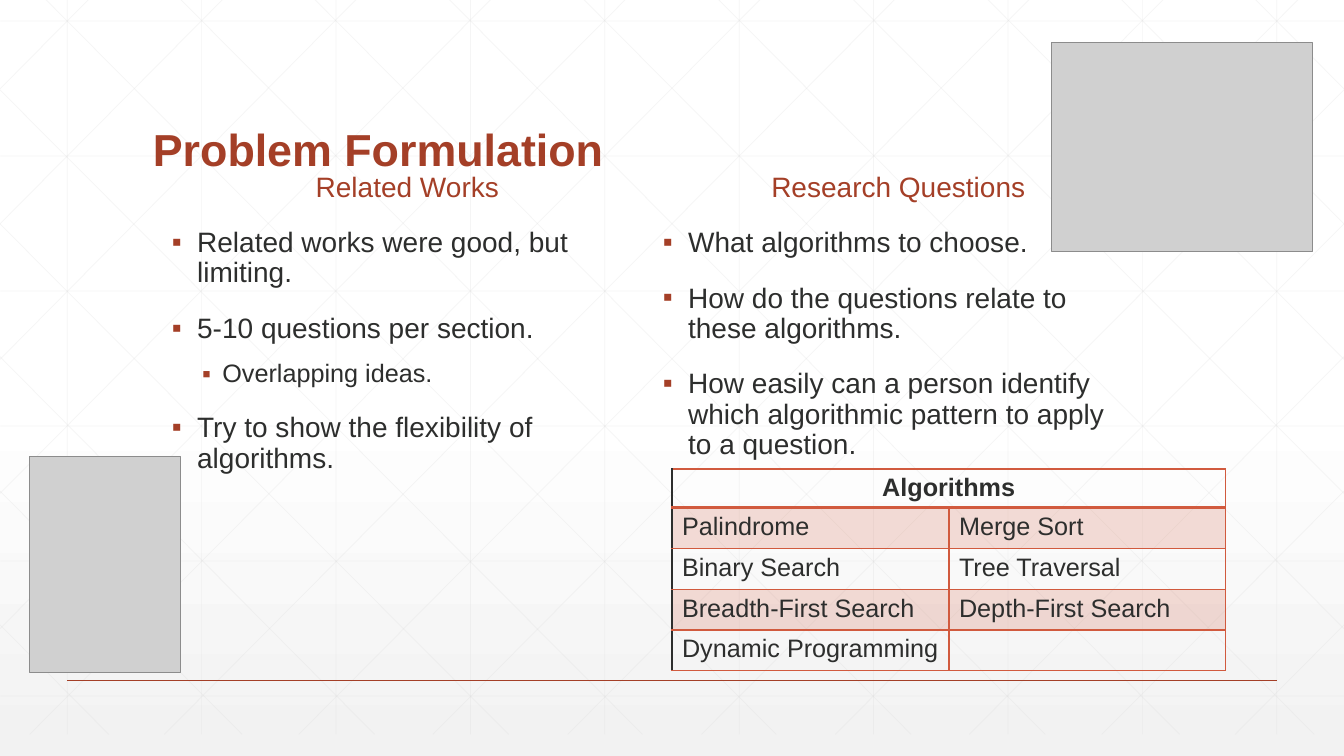
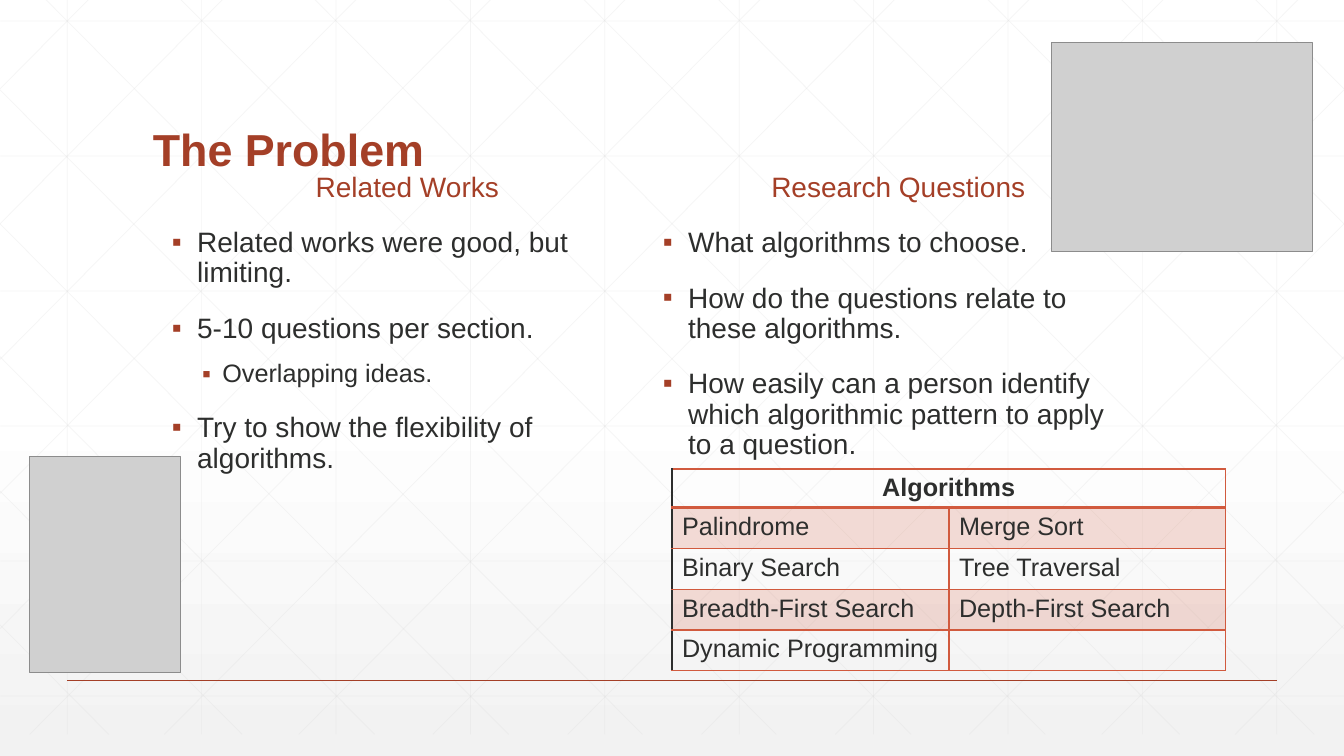
Before and after one commit to Demostroyer/interview-project, a slide deck: slide 4 of presentation/New Thesis Presentation.pptx. Drawn at 1344x756 pixels with LibreOffice and Linux fonts; fonts in the diff are those of the drawing; grey boxes stand for pictures. Boxes give left, top, right and bottom in pixels: in the first picture for what was removed or moved away, otherwise in the second. Text is boxed around its words. In the diff, an @@ line names an element or a change of style, - is before the commit and + after.

```diff
--- a/presentation/New Thesis Presentation.pptx
+++ b/presentation/New Thesis Presentation.pptx
@@ title at box(153, 133, 424, 167): text changed @@
-Problem Formulation
+The Problem
```
Also in this commit, not shown: 1 other slide changed.
